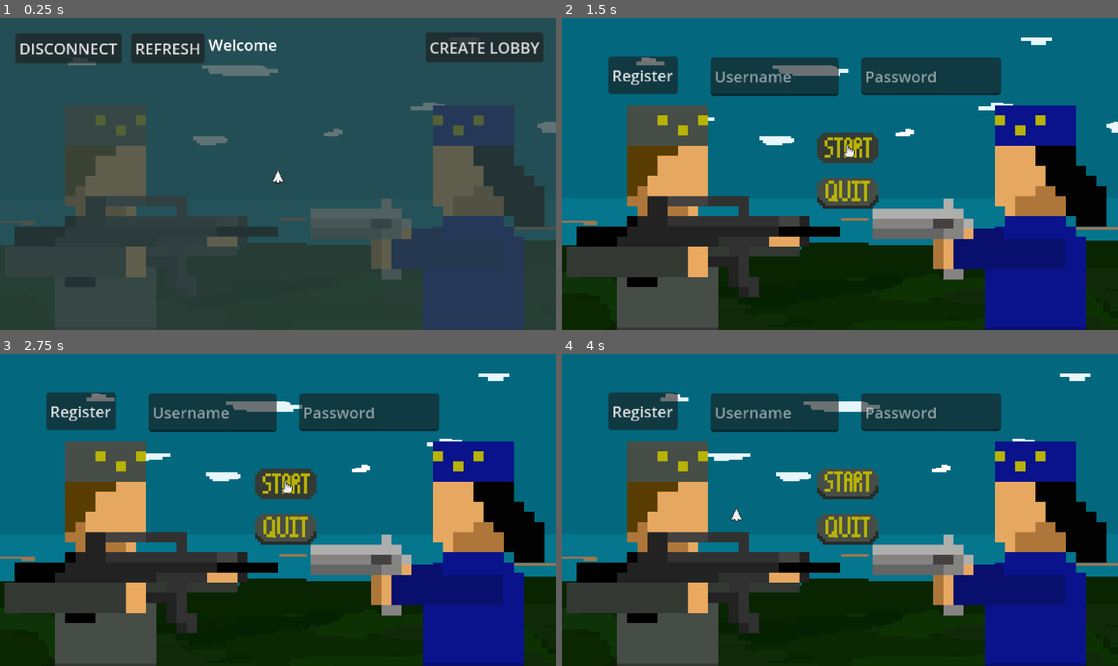
Above: before the commit, frames 1-4 (two rows, left to right).
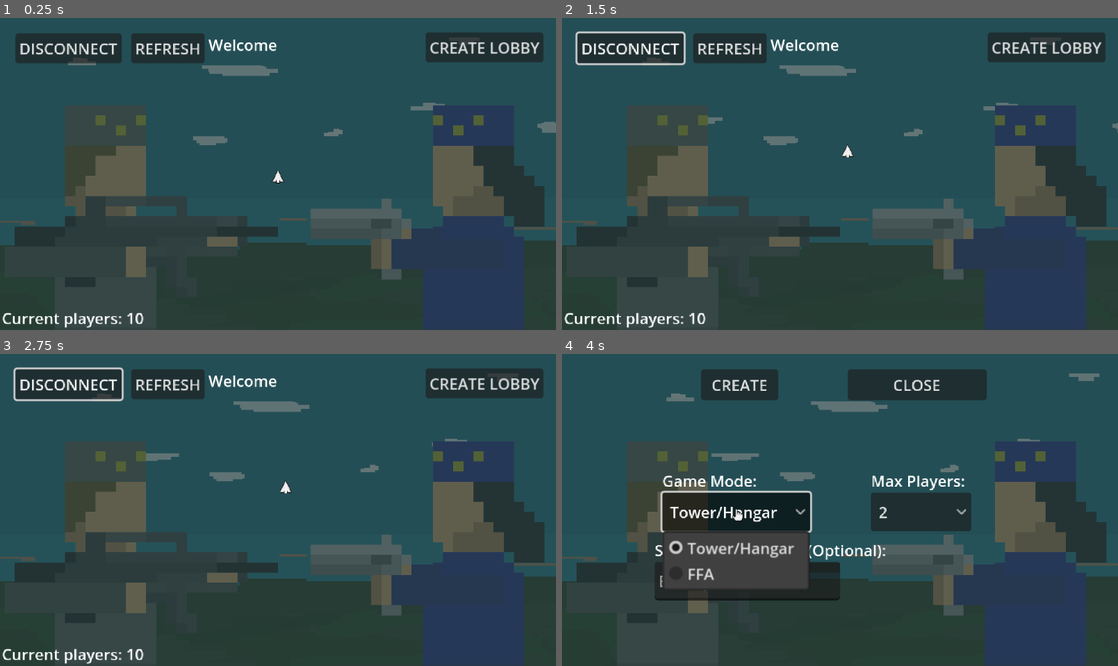
Above: after the commit, the same moments.

Repository: NevenIlincic/Commanders-Defense
Game: Godot game, scene res://Scenes/Lobbies_Menu.tscn
Same seed, same stepped clock (60 frames per second), same inputs: the game is played once before the commit and once after it. This scene is started directly instead of the project's main scene.
Inputs (mouse positions are in pixels of both pictures, inside the frame that each line leads up to):
- Up to frame 1 (0.25 s): no input
- Up to frame 2 (1.5 s): click "DISCONNECT" at 0.5 s; click (845, 149) at 1.27 s
- Up to frame 3 (2.75 s): click (283, 485) at 2.02 s
- Up to frame 4 (4 s): click (1045, 382) at 2.75 s, where only the run after the commit has a clickable "CREATE LOBBY"; click (734, 513) at 3.5 s, where only the run after the commit has a clickable "Tower/Hangar"

The runs differ from the first frame. In frame 1, 0.4% of the frame differs, in the area x 0-26%, y 94-100%; in frame 2, 85%; in frame 3, 85%, in the area x 0-100%, y 0-100%; in frame 4, 84%.

Commit message:
[ADD] Tracking number of current logged in players, heartbeat and logging out

Diff:
--- a/Godot/Scenes/Lobbies_Menu.tscn
+++ b/Godot/Scenes/Lobbies_Menu.tscn
@@ -205,6 +205,15 @@
 offset_bottom = 39.0
 text = "Welcome Player Name"
 
+[node name="Num_Logged_In_Players_Label" type="Label" parent="Lobbies_Menu_Elements"]
+texture_filter = 1
+texture_repeat = 1
+offset_left = 2.0
+offset_top = 300.0
+offset_right = 149.0
+offset_bottom = 323.0
+text = "Current players: 10"
+
 [node name="Create_Lobby_Node" type="Node2D" parent="."]
 visible = false
 
--- a/Godot/Scenes/lobbies_menu.gd
+++ b/Godot/Scenes/lobbies_menu.gd
@@ -5,6 +5,7 @@
 @onready var create_lobby_button: Button = $Lobbies_Menu_Elements/Create_Lobby_Button
 @onready var v_box_container: VBoxContainer = $Lobbies_Menu_Elements/ScrollContainer/VBoxContainer
 @onready var welcome_label: Label = $Lobbies_Menu_Elements/Welcome_Label
+@onready var num_logged_in_players_label: Label = $Lobbies_Menu_Elements/Num_Logged_In_Players_Label
 
 #CREATE MENU ELEMENTS
 @onready var create_lobby_node: Node2D = $Create_Lobby_Node
@@ -27,15 +28,16 @@
 	create_lobby_node.visible = true
 	#MyHttpHandler.create_lobby_binary()
 
-func update_lobbies_ui(lobbies_info: Array): #Array[Dictionary]
+func update_lobbies_ui(lobbies_menu_info_data: Dictionary): #{lobbies_info, num_logged_in_players}
 	for single_row in v_box_container.get_children():
 		single_row.queue_free()
 
-	for lobby_info in lobbies_info:
+	for lobby_info in lobbies_menu_info_data["lobbies_info"]:
 		var entry: LobbyEntry = LOBBY_ENTRY_SCENE.instantiate()
 		v_box_container.add_child(entry)
 		entry.setup(lobby_info)
 
+	num_logged_in_players_label.text = str("Current players: ", lobbies_menu_info_data["num_logged_in_players"])
 
 func _on_refresh_lobbies_button_pressed() -> void:
 	MyHttpHandler.get_all_lobies()
@@ -54,9 +56,7 @@
 
 
 func _on_back_to_main_menu_button_pressed() -> void:
-	Network.my_nickname = ""
-	Network.AUTH_TOKEN = ""
-	get_tree().change_scene_to_file("res://Scenes/Main_Menu.tscn")
+	MyHttpHandler.logout()
 
 func _on_back_to_main_menu_button_mouse_entered() -> void:
 	CustomCursor.set_pointer_cursor_visible()
--- a/Godot/Scripts/Autoload/MyHttpHandler.gd
+++ b/Godot/Scripts/Autoload/MyHttpHandler.gd
@@ -121,6 +121,7 @@
 		var message_type = buffer.get_u32()
 		if message_type == 4: #ServerMessage::LobbiesList
 			var num_lobbies: int = buffer.get_u64()
+			var lobbies_menu_info: Dictionary = {}
 			var lobbies_info: Array = []
 			for i in range(num_lobbies):
 				var lobby_info: Dictionary = {}
@@ -132,7 +133,11 @@
 				lobby_info["is_started"] = buffer.get_u8() != 0
 				lobby_info["has_password"] = buffer.get_u8() != 0
 				lobbies_info.append(lobby_info)
-			Signals.UPDATE_LOBBIES_MENU_UI.emit(lobbies_info)
+
+			lobbies_menu_info["lobbies_info"] = lobbies_info
+			var num_logged_in_players: int = buffer.get_u32()
+			lobbies_menu_info["num_logged_in_players"] = num_logged_in_players
+			Signals.UPDATE_LOBBIES_MENU_UI.emit(lobbies_menu_info)
 
 
 func create_lobby_binary(max_players: int, password: String, game_mode_number: int = 0):
@@ -398,3 +403,48 @@
 	print(response_code)
 	if response_code == 200:
 		get_tree().change_scene_to_file("res://Scenes/Test_Scene.tscn")
+
+func send_heartbeat():
+	var http = HTTPRequest.new()
+	get_tree().root.add_child(http)
+	http.request_completed.connect(_on_send_heartbeat_completed.bind(http))
+
+	var headers = [
+		"Content-Type: application/octet-stream",
+		"Authorization: Bearer " + Network.AUTH_TOKEN
+		]
+
+	var url = "http://127.0.0.1:3000/heartbeat"
+	var err = http.request_raw(url, headers, HTTPClient.METHOD_POST)
+	if err != OK:
+		print("Greška pri slanju HTTP zahteva: ", err)
+		http.queue_free()
+
+func _on_send_heartbeat_completed(result, response_code, headers, body, http_node):
+	http_node.queue_free()
+	if response_code == 200:
+		print("Server je dobio heartbit!")
+
+func logout():
+	var http = HTTPRequest.new()
+	get_tree().root.add_child(http)
+	http.request_completed.connect(_on_logout_completed.bind(http))
+
+	var headers = [
+		"Content-Type: application/octet-stream",
+		"Authorization: Bearer " + Network.AUTH_TOKEN
+		]
+
+	var url = "http://127.0.0.1:3000/log-out"
+	var err = http.request_raw(url, headers, HTTPClient.METHOD_POST)
+	if err != OK:
+		print("Greška pri slanju HTTP zahteva: ", err)
+		http.queue_free()
+
+func _on_logout_completed(result, response_code, headers, body, http_node):
+	http_node.queue_free()
+	if response_code == 200:
+		print("Server uspesno obradio diskonekciju!")
+		Network.my_nickname = ""
+		Network.AUTH_TOKEN = ""
+		get_tree().change_scene_to_file("res://Scenes/Main_Menu.tscn")
--- a/Godot/Scripts/Autoload/Network.gd
+++ b/Godot/Scripts/Autoload/Network.gd
@@ -29,6 +29,9 @@
 var time_since_last_ping = 0.0
 var ping_start_time: int
 var current_ping: int
+
+#HEARTBEAT
+var heartbeat_timer: Timer
 
 func _ready() -> void:
 	if not socket.is_bound():
@@ -51,6 +54,7 @@
 		"gun": "pistol",
 		"bullet_spawn_position": null
 	}
+	setup_heartbeat_timer()
 
 func reset_for_new_session():
 	my_id = -1
@@ -97,6 +101,18 @@
 		handle_udp_connection()
 		handle_ping(delta)
 	handle_websocket_connection()
+
+func setup_heartbeat_timer():
+	heartbeat_timer = Timer.new()
+	heartbeat_timer.autostart = true
+	heartbeat_timer.one_shot = false
+	heartbeat_timer.timeout.connect(handle_heartbeat)
+	add_child(heartbeat_timer)
+	heartbeat_timer.start(30)
+
+func handle_heartbeat():
+	if AUTH_TOKEN != "" and not is_connected_to_websocket:
+		MyHttpHandler.send_heartbeat()
 
 func connect_to_socket():
 	socket.connect_to_host(server_address, server_port)
--- a/Godot/Scripts/Autoload/Signals.gd
+++ b/Godot/Scripts/Autoload/Signals.gd
@@ -5,7 +5,7 @@
 
 signal CHANGE_TO_SCENE_SIGNAL(path: String)
 
-signal UPDATE_LOBBIES_MENU_UI(lobbies_info_data: Array[Dictionary])
+signal UPDATE_LOBBIES_MENU_UI(lobbies_menu_info_data: Dictionary)
 signal UPDATE_LOBBY_UI(buffer: StreamPeerBuffer)
 
 #CREATE LOBBY
Not shown, changed: server/src/lobby.rs
Not shown, changed: server/src/main.rs
Not shown, changed: server/src/network_protocol.rs
Not shown, changed: server/src/rest_api/controller.rs
Not shown, changed: server/src/rest_api/jwt_handler.rs
Not shown, changed: server/src/rest_api/service.rs
